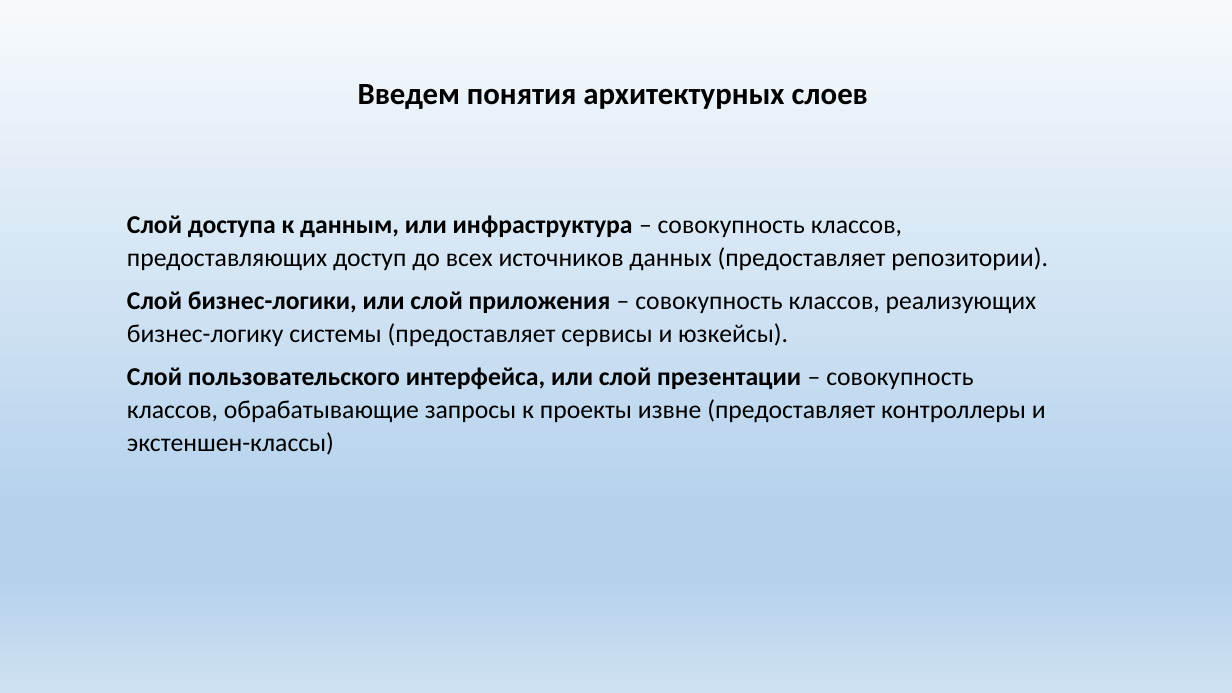
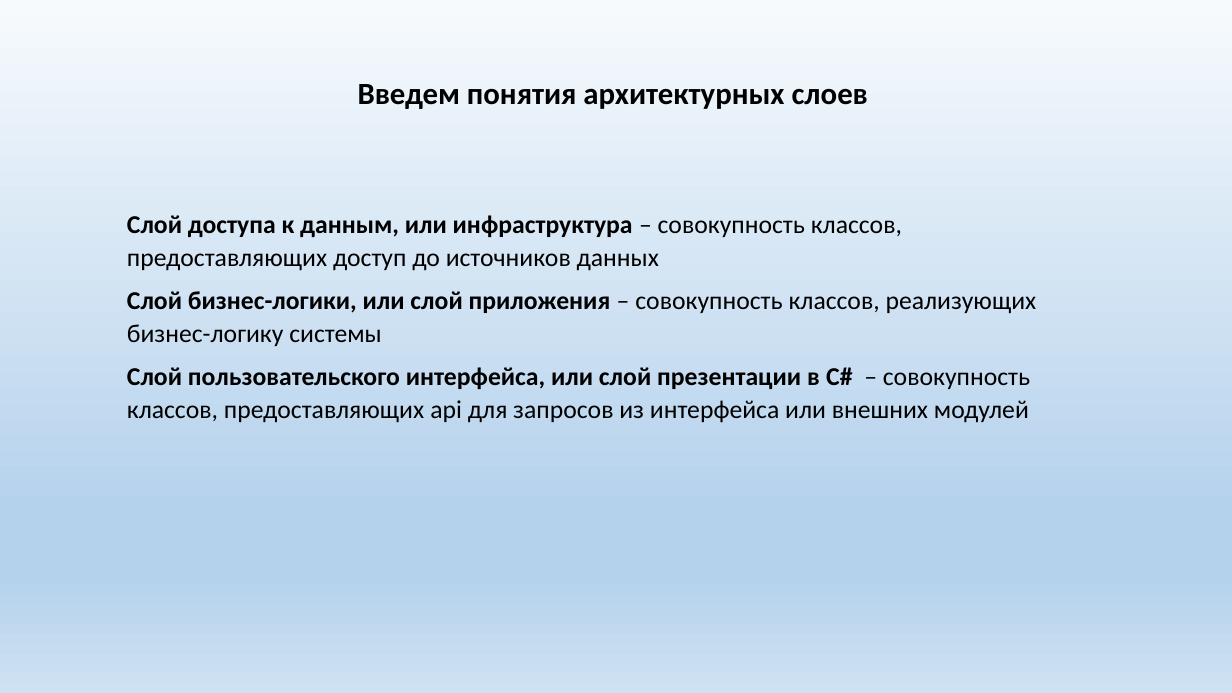
Before and after one commit to sergeyryskulov/Presentations, a slide deck: slide 7 of 10. Стандарты группы DocsVision/Стандарты на архитектуру кода группы DocsVision.pptx (slide 6 before the commit). Drawn at 1232x693 pixels with LibreOffice and Linux fonts; fonts in the diff are those of the drawing. Boxes give left, top, right and bottom in pixels: in the first picture for what was removed or moved away, otherwise in the second. Text is boxed around its words. In the diff, an @@ line names an element or a change of style, - is before the commit and + after.

```diff
--- a/10. Стандарты группы DocsVision/Стандарты на архитектуру кода группы DocsVision.pptx
+++ b/10. Стандарты группы DocsVision/Стандарты на архитектуру кода группы DocsVision.pptx
@@ text at (x1=127, y1=215, x2=1037, y2=423): text changed @@
-Слой доступа к данным, или инфраструктура – совокупность классов, предоставляющих доступ до всех источников данных (предоставляет репозитории).
-Слой бизнес-логики, или слой приложения – совокупность классов, реализующих бизнес-логику системы (предоставляет сервисы и юзкейсы).
-Слой пользовательского интерфейса, или слой презентации – совокупность классов, обрабатывающие запросы к проекты извне (предоставляет контроллеры и экстеншен-классы)
+Слой доступа к данным, или инфраструктура – совокупность классов, предоставляющих доступ до источников данных
+Слой бизнес-логики, или слой приложения – совокупность классов, реализующих бизнес-логику системы
+Слой пользовательского интерфейса, или слой презентации в C# – совокупность классов, предоставляющих api для запросов из интерфейса или внешних модулей
```
Also in this commit, not shown: 2 other slides changed, 4 slides added, 2 slides removed.
